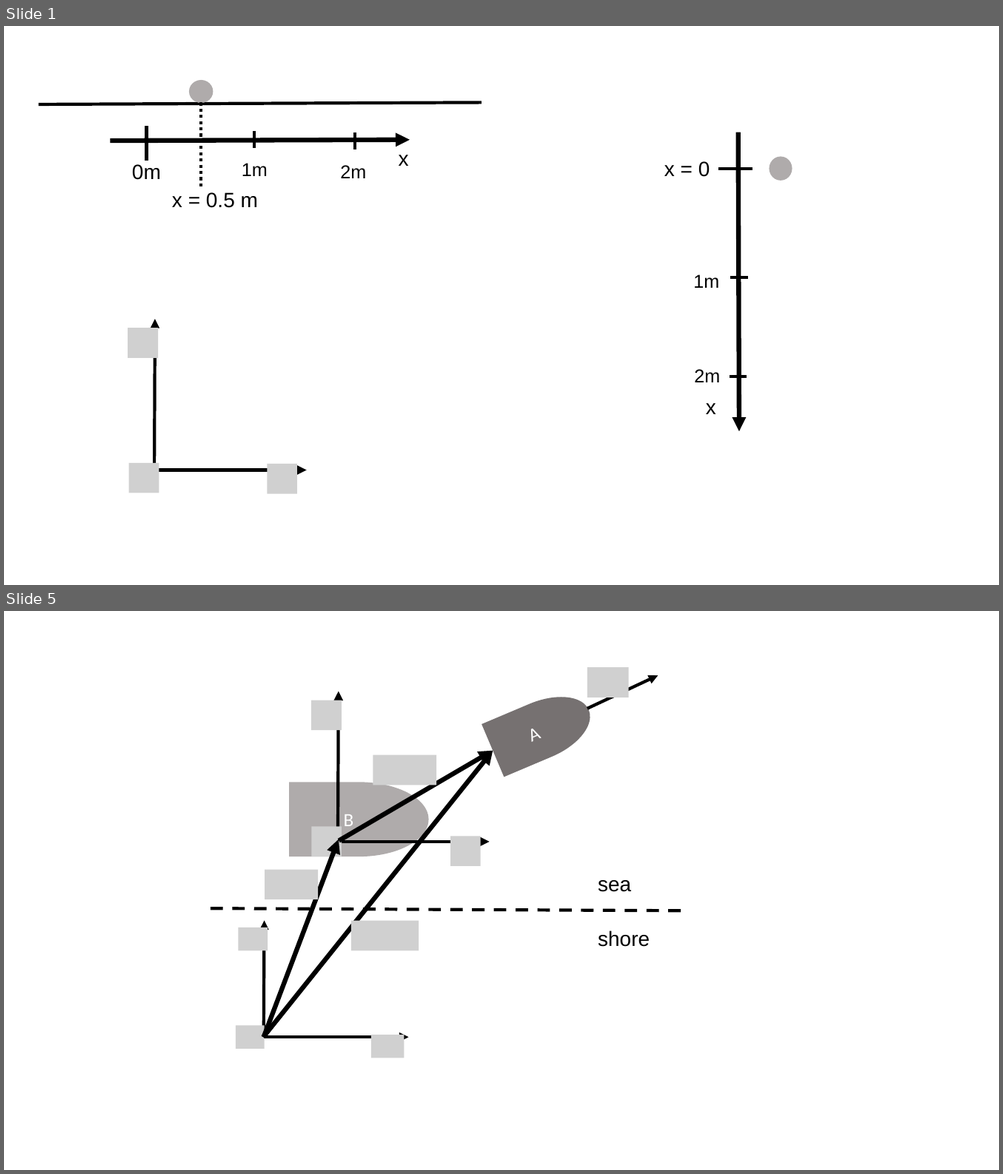
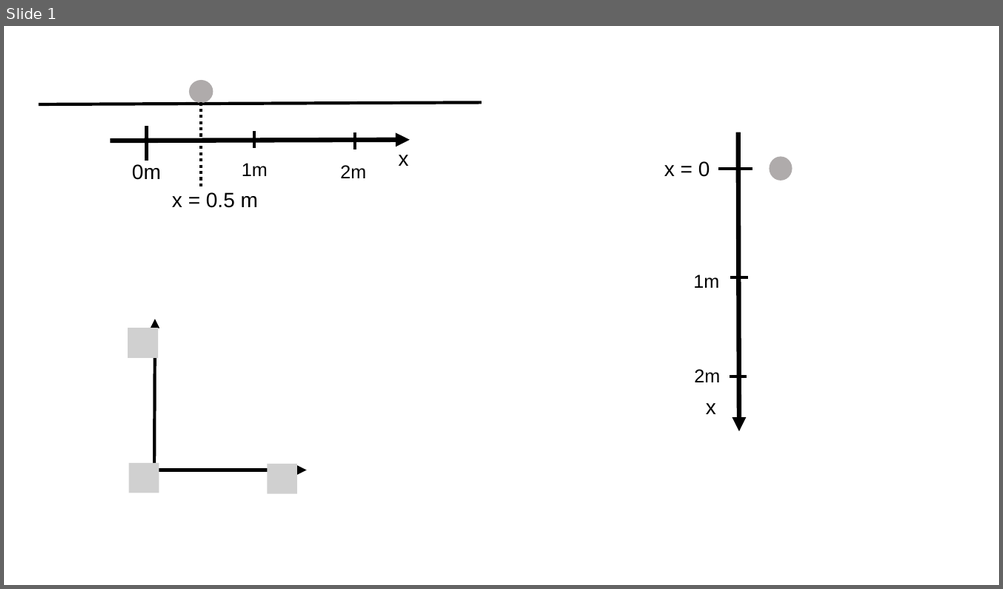
Before and after one commit to OSTP/PhysicsArtofModelling, a slide deck: tex/figures/DescribingMotionIn1D/Figures.pptx. Shown one above the other, each under a label of ours: slides 1 and 5 before the commit, slide 1 after it; the slides between them are not shown. The pictures are 1003x1174 and 1003x589 pixels, drawn with LibreOffice and Linux fonts; fonts in the diff are those of the drawing; grey boxes stand for pictures. Boxes give left, top, right and bottom in pixels: in the first picture for what was removed or moved away, otherwise in the second. Text is boxed around its words. In the diff, an @@ line names an element or a change of style, - is before the commit and + after.

```diff
--- a/tex/figures/DescribingMotionIn1D/Figures.pptx
+++ b/tex/figures/DescribingMotionIn1D/Figures.pptx
@@ slide 5 removed at (4, 611, 999, 1170), background #FFFFFF @@
@@ group removed at (210, 668, 688, 1058): 10 pictures, 8 arrows, 2 flow chart delays, 2 texts, 1 line @@
-B
-A
-shore
-sea
```
Also in this commit, not shown: 5 slides added, 10 other slides removed, 4 other files.
